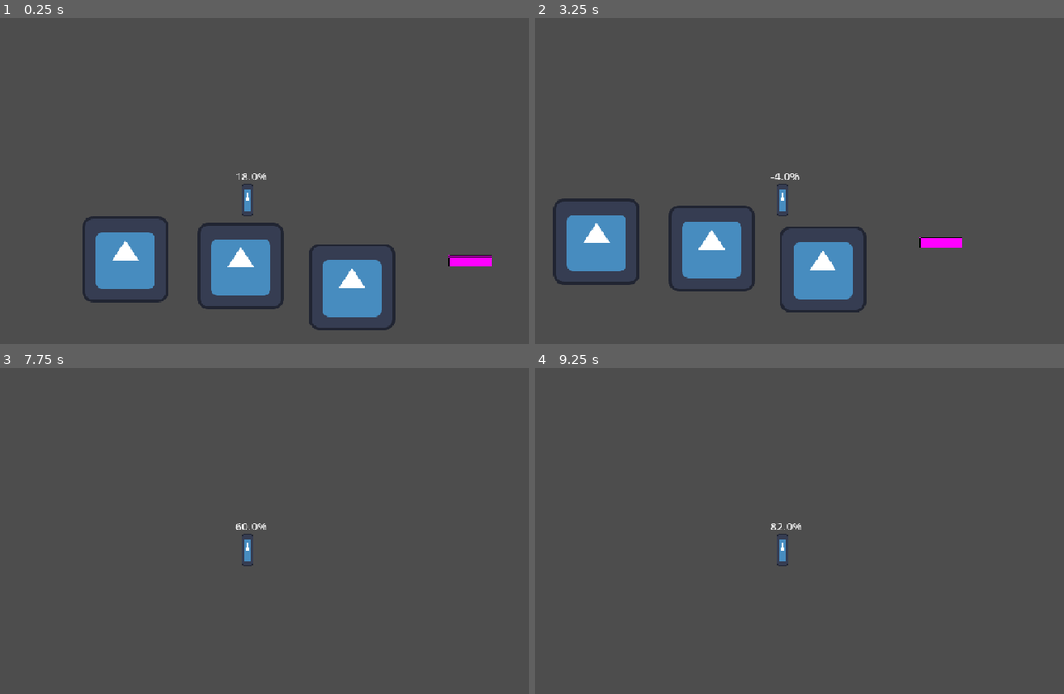
Above: before the commit, frames 1-4 (two rows, left to right).
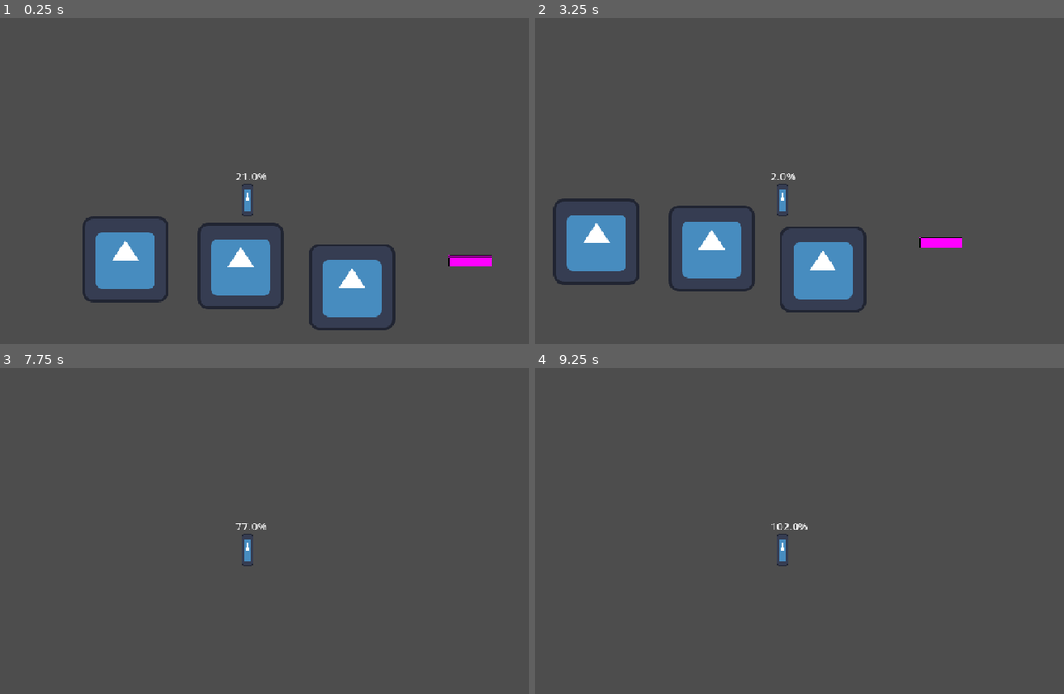
Above: after the commit, the same moments.

Repository: ygda-org/towerglass
Game: Godot game, scene res://levels/test_level_2.tscn
The game is run twice, just before and just after one commit, with the same random seed, the same clock (stepped at 60 frames per second) and the same inputs. This scene is started directly instead of the project's main scene. The engine's default icon, where the game draws it, is replaced by a stand-in: a white triangle on a blue panel in a dark square. Sound files missing from this copy of the repository are replaced by a short silence.
Inputs:
- Up to frame 1 (0.25 s): no input
- Up to frame 2 (3.25 s): hold D (right) 0.53-2.03 s; tap Space (jump) at 0.77, 1.52, 3.02 s; tap Enter at 2 s; hold A (left) from 2.03 s (still down)
- Up to frame 3 (7.75 s): tap Space (jump) at 3.77, 4.52, 5.75, 6.02, 6.77, 7.25, 7.52 s; release A (left) at 4.28 s; hold D (right) from 4.28 s (still down); tap Enter at 6.5 s
- Up to frame 4 (9.25 s): release D (right) at 8.03 s; hold A (left) from 8.03 s (still down); tap Enter at 8.75 s; tap Space (jump) at 9.02 s

The runs differ from the first frame. In frame 1, less than 0.1% of the frame differs, in the area x 44-47%, y 47-50%; in frame 2, less than 0.1%; in frame 3, less than 0.1%; in frame 4, less than 0.1%, in the area x 44-52%, y 47-50%.

Commit message:
pain and death

Diff:
--- a/player/player.gd
+++ b/player/player.gd
@@ -4,9 +4,16 @@
 
 const MAX_JUMP = -300
 const MAX_JUMP_CHARGE = 0.5
-var sand_in_bottom: float = 1.0
-var total_sand: float = 7.0
+var sand_in_bottom: float = 1.0:
+	set(new_sand_in_bottom):
+		sand_in_bottom = max(new_sand_in_bottom, 0)
+		if sand_in_bottom >= total_sand:
+			die()
+	get():
+		return sand_in_bottom
+var total_sand: float = 6.0
 var jump_charge = 0.0
+var died = false
 @export var jump_charge_curve: Curve
 
 const MAX_SPEED = 150
@@ -31,3 +38,12 @@
 	move_and_slide()
 
 	sand_in_bottom += delta
+
+func damage(dmg: int) -> void:
+	total_sand -= dmg
+	sand_in_bottom = min(sand_in_bottom, total_sand)
+
+func die() -> void:
+	if not died:
+		died = true
+		print('i am become dead')
